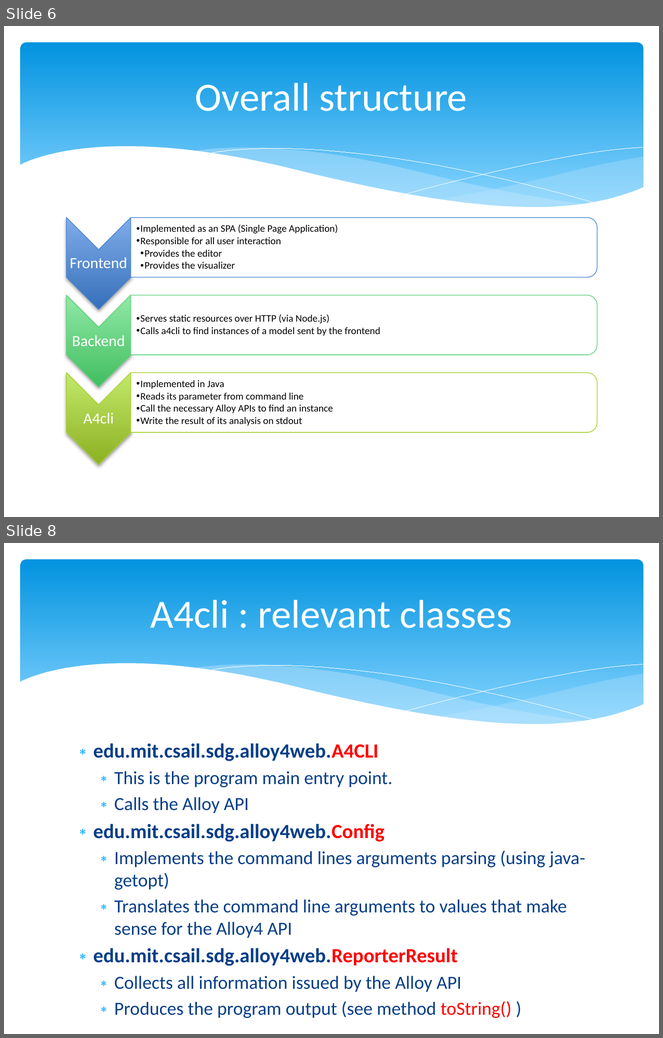
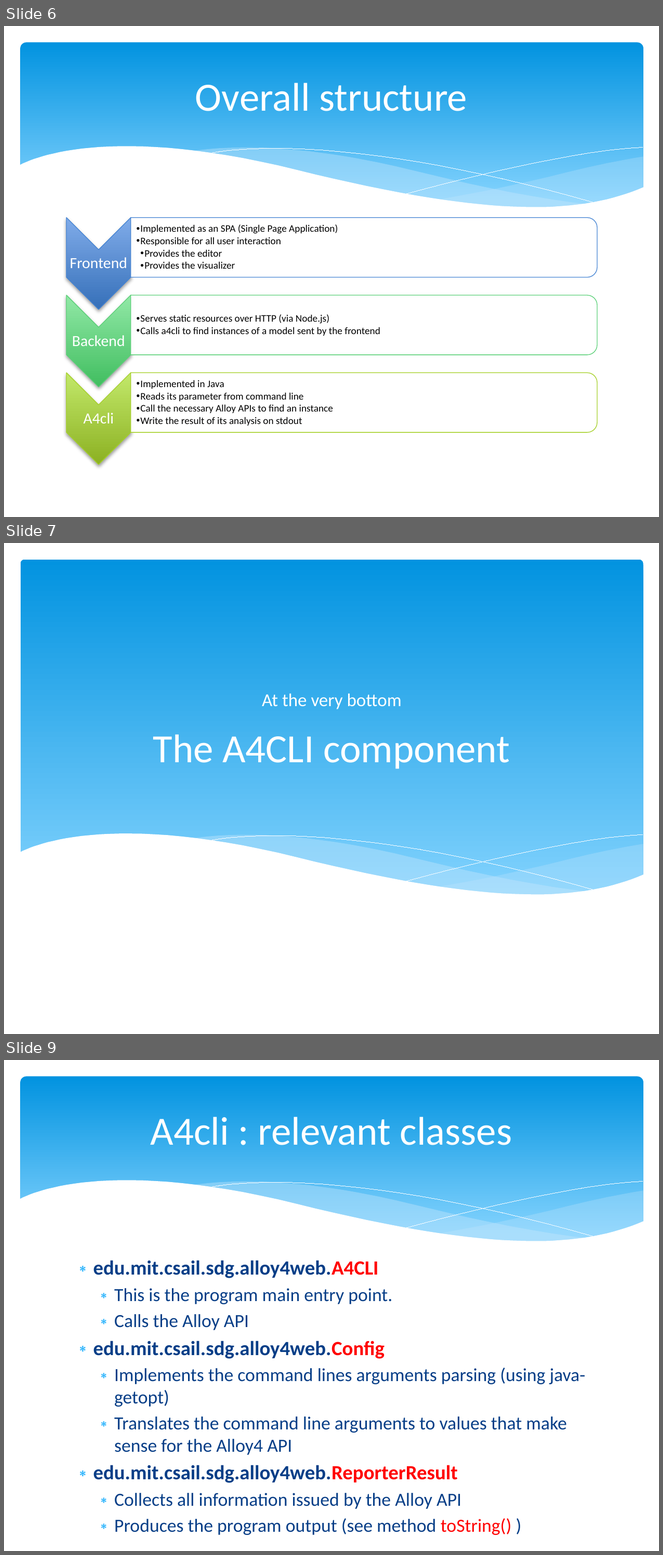
Before and after one commit to xgillard/web_alloy, a slide deck: documentation/GettingStarted.pptx. Shown one above the other, each under a label of ours: slides 6 and 8 before the commit, slides 6, 7 and 9 after it; the slides between them are not shown. The pictures are 663x1038 and 663x1555 pixels, drawn with LibreOffice and Linux fonts; fonts in the diff are those of the drawing. Boxes give left, top, right and bottom in pixels: in the first picture for what was removed or moved away, otherwise in the second. Text is boxed around its words. In the diff, an @@ line names an element or a change of style, - is before the commit and + after.

```diff
--- a/documentation/GettingStarted.pptx
+++ b/documentation/GettingStarted.pptx
@@ slide 7 added at <box>4,543,659,1034</box>, background #FFFFFF @@
@@ rounded rectangle added at <box>21,560,644,899</box>, fill gradient #0293E0 to #83D3FE @@
@@ text added at <box>262,693,402,709</box>, 20 pt, text #FFFFFF @@
+At the very bottom
@@ title added at <box>153,734,510,769</box>, 44 pt, text #FFFFFF @@
+The A4CLI component
@@ freeform shape added at <box>19,834,644,929</box>, fill #FFFFFF @@
@@ freeform shape added at <box>191,835,588,896</box>, fill #C6E7FC at 40% opacity @@
@@ freeform shape added at <box>206,836,598,891</box>, outline #FFFFFF 0 pt @@
@@ freeform shape added at <box>405,835,643,882</box>, outline #FFFFFF 0 pt @@
@@ freeform shape added at <box>437,845,644,896</box>, fill #C6E7FC at 29% opacity @@
@@ what was slide 8 is now slide 9 @@
```
Also in this commit, not shown: 3 slides changed, 12 other slides added.
